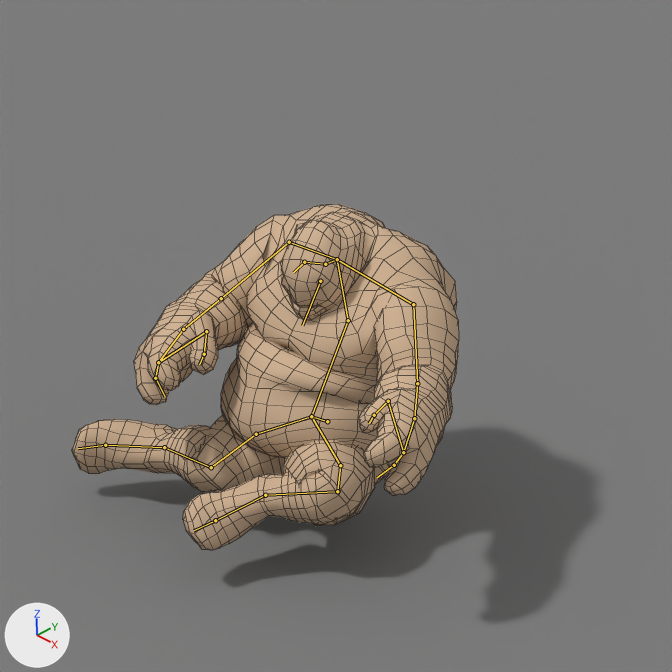
What one commit did to the Blender file enemies/ogre/ogre_animations.blend.
Camera for both pictures: the file's camera 'Camera'. Every picture has the same lights, and +X, +Y and +Z are marked at lower left. Both versions are drawn at frame 5 of the action 'Die'; the numbers are the values there. The bones that bend it are drawn over the model as lines. Mesh edges are drawn as thin lines.

Objects in the first picture: 'OgreLow', 'ShadowPlane'.
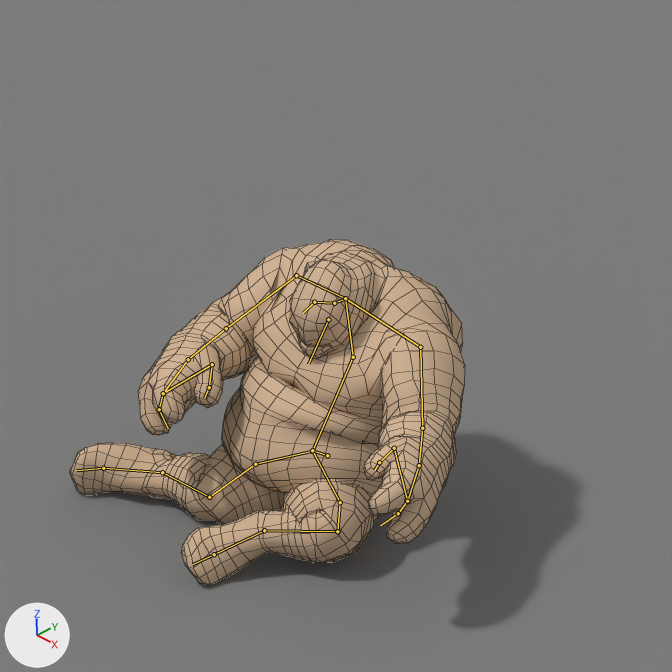
Boxes [x1, y1, x2, y2] around the edits, measured in the pictures (672 x 672 px):
'OgreLow', posed
    before: [72, 204, 459, 550]
    after: [70, 239, 465, 585]
bone 'Root', root to tip
    before: (327, 421) to (311, 416)
    after: (327, 455) to (312, 450)

The edits, one by one:
Bone 'Root' (bone_root) moves from (0.203, 0.163, -0.367) to (0.283, 0.161, -0.512).
Bone 'Root' (bone_root) turns from (29, -2, 16) to (28, -5, 16) degrees about its own x, y and z.
